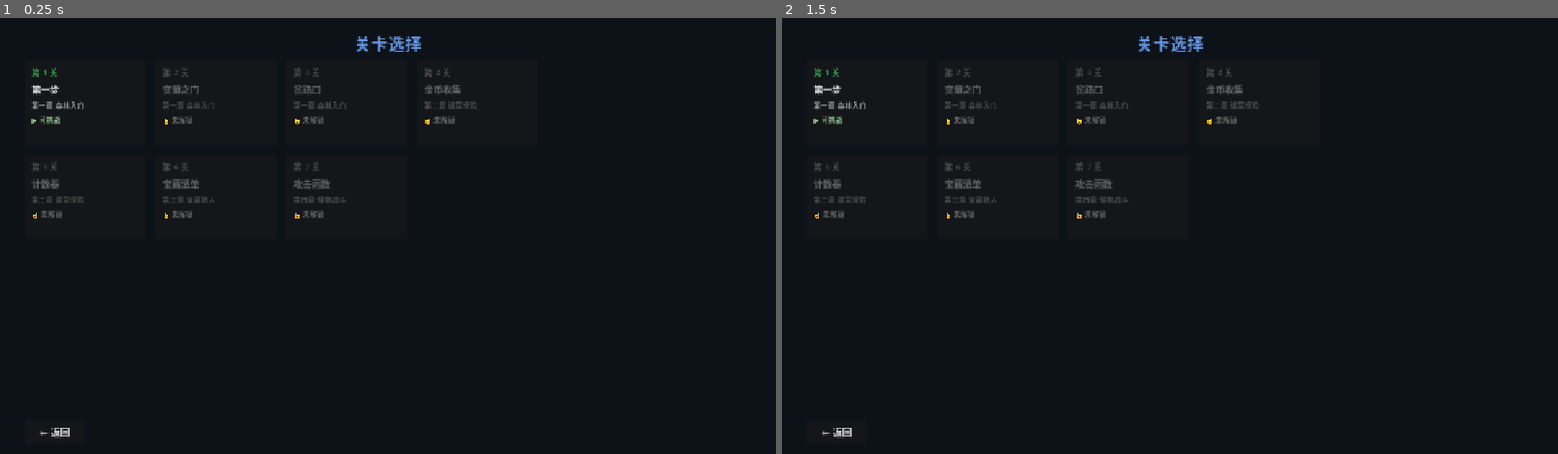
Above: before the commit, frames 1-2 (left to right).
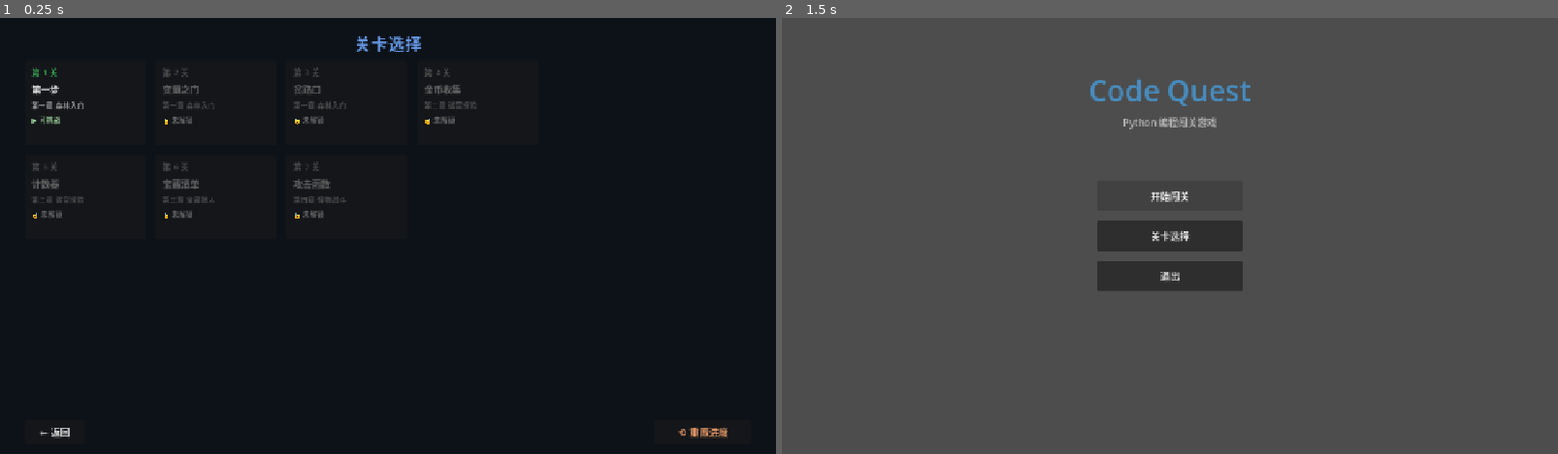
Above: after the commit, the same moments.

Repository: soycodetrail/code-quest
Game: Godot game, scene res://scenes/LevelSelect.tscn
Same seed, same stepped clock (60 frames per second), same inputs: the game is played once before the commit and once after it. This scene is started directly instead of the project's main scene.
Inputs (mouse positions are in pixels of both pictures, inside the frame that each line leads up to):
- Up to frame 1 (0.25 s): no input
- Up to frame 2 (1.5 s): click "← 返回" at 0.5 s; click (1170, 196) at 1.25 s, where only the run after the commit has a clickable "开始闯关"

The runs differ from the first frame. In frame 1, 0.1% of the frame differs, in the area x 87-94%, y 94-97%; in frame 2, 99%, in the area x 0-100%, y 0-100%.

Commit message:
feat(P1-1/P1-2): 音效系统 + LevelSelect 完善
P1-1 音效（SoundManager autoload，零外部素材）：
- 用 AudioStreamGenerator 实时合成正弦波采样
- play_click: 880Hz 短促点击音（按钮通用）
- play_step:  660Hz 极短提示（代码执行启动）
- play_success: C5-E5-G5-C6 升调琶音（通关）
- play_error: 330→220Hz 下降 + 100ms 噪声（出错）
- 4 个 AudioStreamPlayer 轮询，避免短音效互相打断
- 4 处接入：GameScene 语法错/运行错/通关、MainMenu/LevelSelect 按钮点击
- 支持 toggle_mute（后续可接设置页）

P1-2 LevelSelect 完善：
- BackBtn 接 pressed 信号（之前空挂）
- 新增 ResetBtn + ConfirmationDialog 二次确认弹窗
- LevelManager.reset_progress() 清空 completed_levels + 写盘
- 卡片点击/按钮均接 click 音

验证：godot --headless --quit / quit-after 2 均零错误。

Diff:
--- a/project.godot
+++ b/project.godot
@@ -13,6 +13,7 @@
 
 LevelManager="*res://scripts/LevelManager.gd"
 PythonRunner="*res://scripts/PythonRunner.gd"
+SoundManager="*res://scripts/SoundManager.gd"
 
 [display]
 
--- a/scenes/LevelSelect.tscn
+++ b/scenes/LevelSelect.tscn
@@ -65,3 +65,19 @@
 offset_bottom = -16.0
 grow_vertical = 0
 text = "← 返回"
+
+[node name="ResetBtn" type="Button" parent="."]
+layout_mode = 1
+anchors_preset = 3
+anchor_left = 1.0
+anchor_top = 1.0
+anchor_right = 1.0
+anchor_bottom = 1.0
+offset_left = -200.0
+offset_top = -56.0
+offset_right = -40.0
+offset_bottom = -16.0
+grow_horizontal = 0
+grow_vertical = 0
+theme_override_colors/font_color = Color(0.9, 0.6, 0.4, 1)
+text = "⟲ 重置进度"
--- a/scripts/GameScene.gd
+++ b/scripts/GameScene.gd
@@ -122,11 +122,13 @@
 	if syntax_err != "":
 		result_text.text = "[color=red]语法提醒：" + syntax_err + "[/color]"
 		_shake_character()
+		SoundManager.play_error()
 		return
 
 	run_btn.disabled = true
 	run_btn.text = "运行中..."
 	result_text.text = "[color=gray]正在执行...[/color]"
+	SoundManager.play_step()
 
 	# 角色等待动画
 	character_effect.text = "..."
@@ -145,6 +147,7 @@
 		character_area.color = Color(0.3, 0.1, 0.1, 1)
 		character_effect.text = "😵"
 		_shake_character()
+		SoundManager.play_error()
 		return
 
 	if output.strip_edges().is_empty():
@@ -175,6 +178,7 @@
 
 	# 庆祝粒子
 	_spawn_celebration()
+	SoundManager.play_success()
 
 	# 输出区
 	result_text.append_text("\n\n[color=green][b]========== 通关！==========[/b][/color]")
--- a/scripts/LevelManager.gd
+++ b/scripts/LevelManager.gd
@@ -133,6 +133,13 @@
 func get_completed_count() -> int:
 	return completed_levels.size()
 
+## 重置进度（清空通关记录，current_level 回到第 0 关）
+func reset_progress() -> void:
+	completed_levels.clear()
+	current_level = 0
+	_save_progress()
+	print("进度已重置")
+
 ## 保存进度
 func _save_progress() -> void:
 	var save_data = {
--- a/scripts/LevelSelect.gd
+++ b/scripts/LevelSelect.gd
@@ -1,9 +1,11 @@
 extends Control
 
 ## 关卡选择界面
-## 网格展示所有关卡，点击进入
+## 网格展示所有关卡，点击进入；底部支持重置进度
 
 @onready var grid: GridContainer = $Scroll/Grid
+@onready var back_btn: Button = $BackBtn
+@onready var reset_btn: Button = $ResetBtn
 
 const LEVEL_COLORS = [
 	Color(0.2, 0.6, 0.3),   # 绿 - 简单
@@ -16,6 +18,10 @@
 ]
 
 func _ready() -> void:
+	back_btn.pressed.connect(_on_back)
+	reset_btn.pressed.connect(_on_reset)
+	for b in [back_btn, reset_btn]:
+		b.pressed.connect(SoundManager.play_click)
 	_build_grid()
 
 func _build_grid() -> void:
@@ -83,8 +89,31 @@
 	if not locked:
 		panel.gui_input.connect(func(event):
 			if event is InputEventMouseButton and event.pressed and event.button_index == MOUSE_BUTTON_LEFT:
+				SoundManager.play_click()
 				LevelManager.load_level(index)
 				get_tree().change_scene_to_file("res://scenes/GameScene.tscn")
 		)
 
 	return panel
+
+func _on_back() -> void:
+	get_tree().change_scene_to_file("res://scenes/MainMenu.tscn")
+
+func _on_reset() -> void:
+	# 用 Godot 原生确认弹窗
+	var dialog := ConfirmationDialog.new()
+	dialog.title = "重置进度"
+	dialog.dialog_text = "确定要清空所有通关记录吗？此操作不可撤销。"
+	dialog.ok_button_text = "重置"
+	dialog.cancel_button_text = "取消"
+	add_child(dialog)
+	dialog.popup_centered(Vector2i(360, 160))
+	dialog.confirmed.connect(func():
+		LevelManager.reset_progress()
+		SoundManager.play_success()
+		_build_grid()
+	)
+	dialog.canceled.connect(func():
+		dialog.queue_free()
+	)
+	dialog.confirmed.connect(func(): dialog.queue_free())
--- a/scripts/MainMenu.gd
+++ b/scripts/MainMenu.gd
@@ -11,6 +11,9 @@
 	start_btn.pressed.connect(_on_start)
 	level_select_btn.pressed.connect(_on_level_select)
 	exit_btn.pressed.connect(_on_exit)
+	# 全局按钮 hover/press 提示音
+	for b in [start_btn, level_select_btn, exit_btn]:
+		b.pressed.connect(SoundManager.play_click)
 
 func _on_start() -> void:
 	# 从第一关开始
--- /dev/null
+++ b/scripts/SoundManager.gd
@@ -0,0 +1,146 @@
+extends Node
+
+## 音效管理器（Autoload 单例）
+## 不依赖外部音频文件，用 AudioStreamGenerator 实时合成短促音效。
+## - play_click()    按钮点击
+## - play_success()  通关（升调琶音 C-E-G-C）
+## - play_error()    出错（下降两音）
+## - play_step()     代码执行启动
+##
+## 设计：4 个 AudioStreamPlayer 轮询，避免短音效互相打断；每次播放新建
+## AudioStreamGenerator 作为 stream，然后 push_buffer 写正弦波采样。
+
+const SAMPLE_RATE := 44100
+
+var _players: Array[AudioStreamPlayer] = []
+var _muted: bool = false
+
+func _ready() -> void:
+	for i in 4:
+		var p := AudioStreamPlayer.new()
+		p.name = "SFXPlayer%d" % i
+		add_child(p)
+		_players.append(p)
+
+## ---- 对外 API ----
+
+func play_click() -> void:
+	_play_tone([_t(880.0, 0.04, 0.22)])
+
+func play_step() -> void:
+	_play_tone([_t(660.0, 0.05, 0.18)])
+
+func play_success() -> void:
+	_play_tone([
+		_t(523.25, 0.10, 0.32),   # C5
+		_t(659.25, 0.10, 0.32),   # E5
+		_t(783.99, 0.10, 0.32),   # G5
+		_t(1046.5, 0.22, 0.38),   # C6
+	])
+
+func play_error() -> void:
+	_play_tone([
+		_t(330.0, 0.12, 0.28),
+		_t(220.0, 0.20, 0.28),
+	], true)
+
+func toggle_mute() -> bool:
+	_muted = not _muted
+	var bus_idx := AudioServer.get_bus_index("Master")
+	if bus_idx >= 0:
+		AudioServer.set_bus_mute(bus_idx, _muted)
+	return _muted
+
+func is_muted() -> bool:
+	return _muted
+
+## ---- 内部 ----
+
+static func _t(freq: float, duration: float, volume: float) -> Dictionary:
+	return {"freq": freq, "duration": duration, "volume": volume}
+
+func _play_tone(tones: Array, add_noise := false) -> void:
+	if _muted:
+		return
+	var player := _get_free_player()
+	if player == null:
+		return
+
+	var total_samples := 0
+	for t in tones:
+		total_samples += int(t["duration"] * SAMPLE_RATE)
+	if add_noise:
+		total_samples += int(0.10 * SAMPLE_RATE)
+
+	var stream := AudioStreamGenerator.new()
+	stream.mix_rate = SAMPLE_RATE
+	stream.buffer_length = max(0.25, float(total_samples) / SAMPLE_RATE + 0.05)
+	player.stream = stream
+	player.play()
+
+	var gen := player.get_stream_playback() as AudioStreamGeneratorPlayback
+	if gen == null:
+		return
+
+	# 先合成全部采样（单声道 Vector2）
+	var buf := PackedVector2Array()
+	buf.resize(total_samples)
+	var idx := 0
+	for t in tones:
+		idx = _fill_sine(buf, idx, float(t["freq"]), int(t["duration"] * SAMPLE_RATE), float(t["volume"]))
+	if add_noise:
+		_fill_noise(buf, idx, int(0.10 * SAMPLE_RATE), 0.12)
+
+	# 分段 push
+	_async_push(gen, buf)
+
+func _fill_sine(buf: PackedVector2Array, start: int, freq: float, dur: int, vol: float) -> int:
+	var phase := 0.0
+	var step := TAU * freq / SAMPLE_RATE
+	var fade: int = min(900, dur / 4)
+	var idx := start
+	for i in dur:
+		var env := 1.0
+		if i < fade:
+			env = float(i) / fade
+		elif i > dur - fade:
+			env = float(dur - i) / fade
+		var s := sin(phase) * vol * env
+		buf[idx] = Vector2(s, s)
+		phase += step
+		idx += 1
+	return idx
+
+func _fill_noise(buf: PackedVector2Array, start: int, dur: int, vol: float) -> void:
+	var fade: int = min(2200, dur / 2)
+	var idx := start
+	for i in dur:
+		var env := 1.0
+		if i > dur - fade:
+			env = float(dur - i) / fade
+		var n := (randf() * 2.0 - 1.0) * vol * env
+		buf[idx] = Vector2(n, n)
+		idx += 1
+
+func _async_push(gen: AudioStreamGeneratorPlayback, buf: PackedVector2Array) -> void:
+	var remaining := buf.size()
+	var offset := 0
+	# 最多等 60 帧避免死循环
+	var waited := 0
+	while remaining > 0 and waited < 60:
+		var space := gen.get_frames_available()
+		if space <= 0:
+			await get_tree().process_frame
+			waited += 1
+			continue
+		var take: int = min(remaining, space)
+		var chunk := buf.slice(offset, offset + take)
+		gen.push_buffer(chunk)
+		offset += take
+		remaining -= take
+
+func _get_free_player() -> AudioStreamPlayer:
+	for p in _players:
+		if not p.playing:
+			return p
+	return _players[0] if not _players.is_empty() else null
